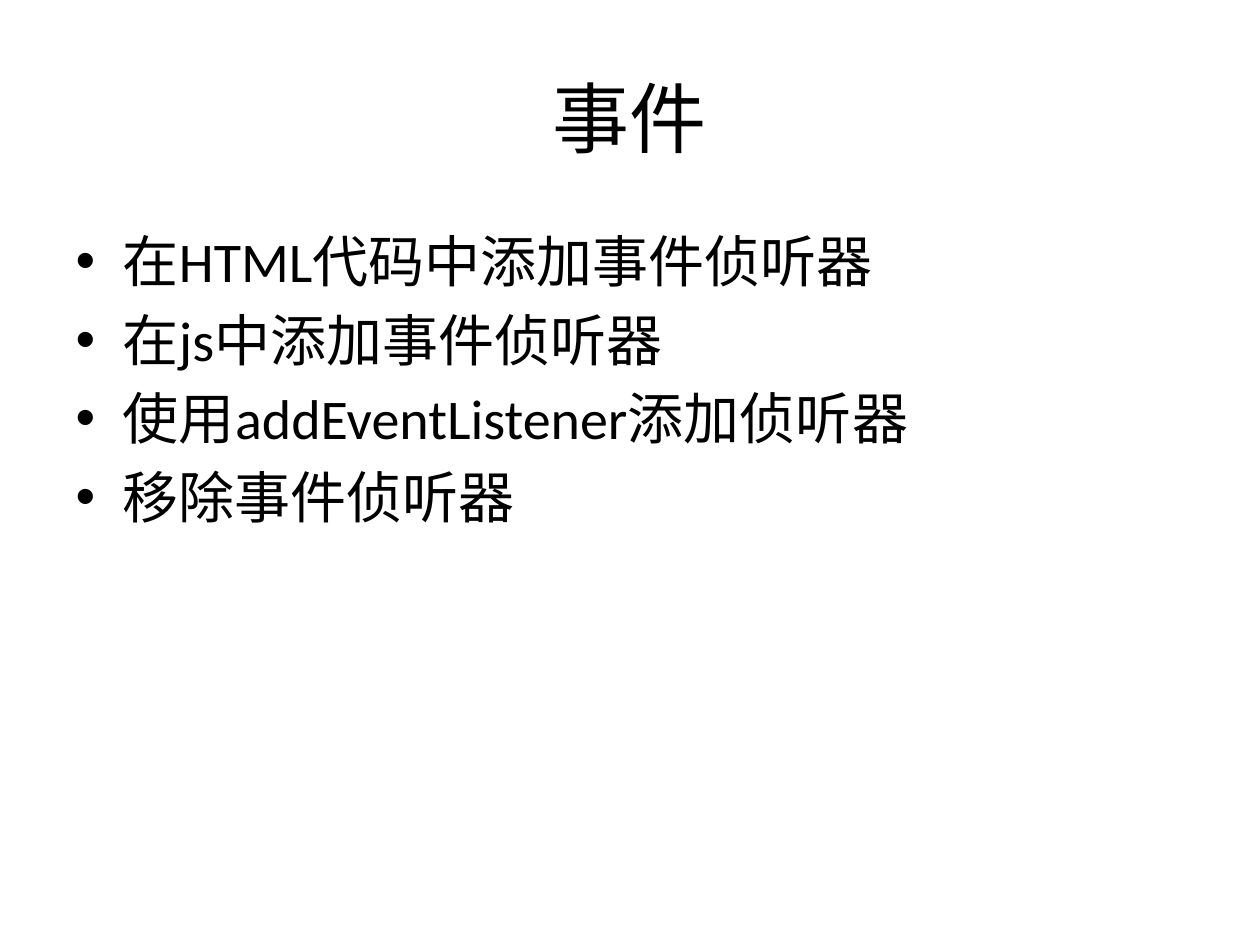
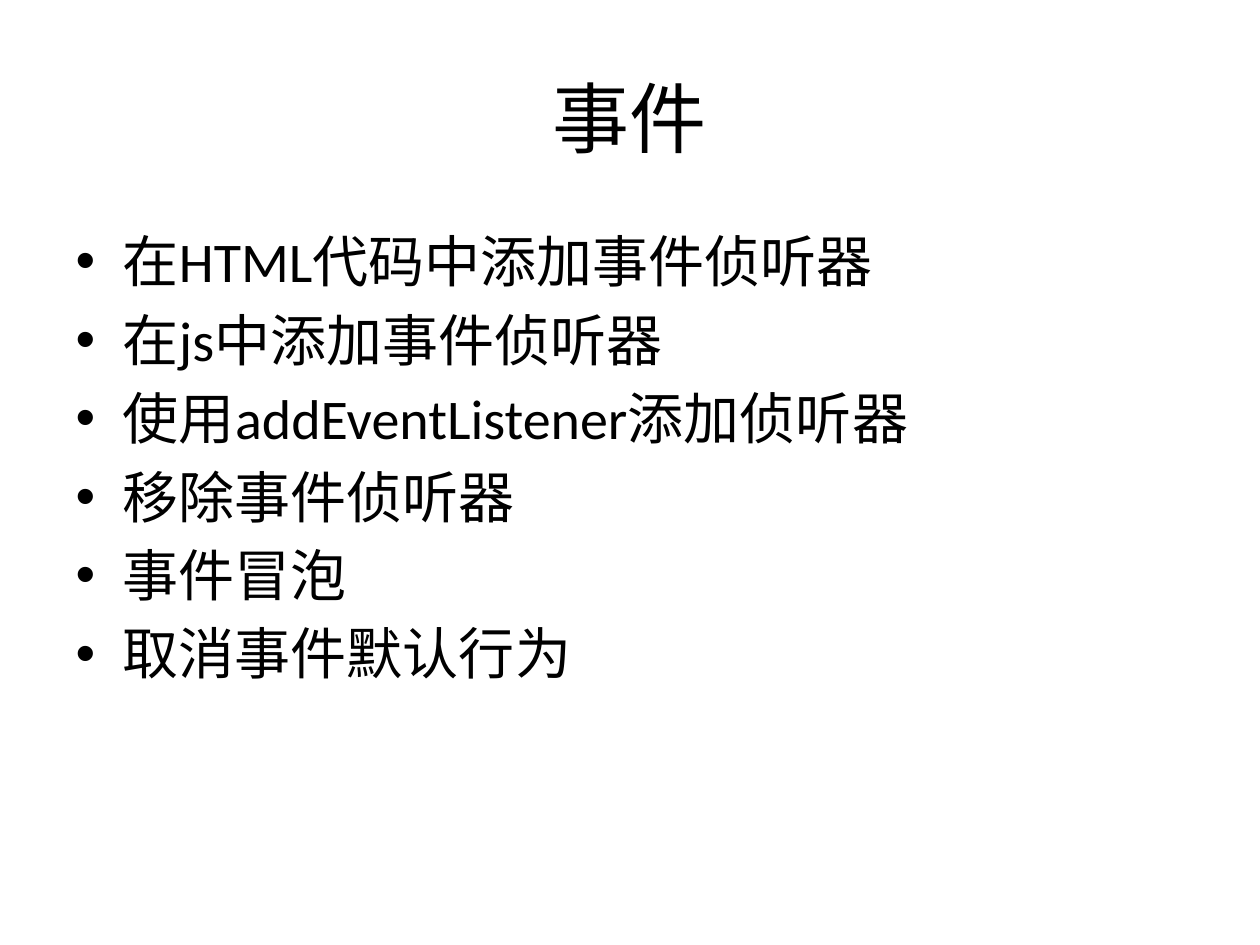
Before and after one commit to plter/HTML5Course20160612, a slide deck: slide 33 of Web前端教学记录.pptx. Drawn at 1260x945 pixels with LibreOffice and Linux fonts; fonts in the diff are those of the drawing. Boxes give left, top, right and bottom in pixels: in the first picture for what was removed or moved away, otherwise in the second. Text is boxed around its words. In the diff, an @@ line names an element or a change of style, - is before the commit and + after.

Commit message:
事件机制

```diff
--- a/Web前端教学记录.pptx
+++ b/Web前端教学记录.pptx
@@ text at [123, 549, 571, 679]: paragraphs added @@
+• 事件冒泡
+• 取消事件默认行为
```
Also in this commit, not shown: 2 other files.
